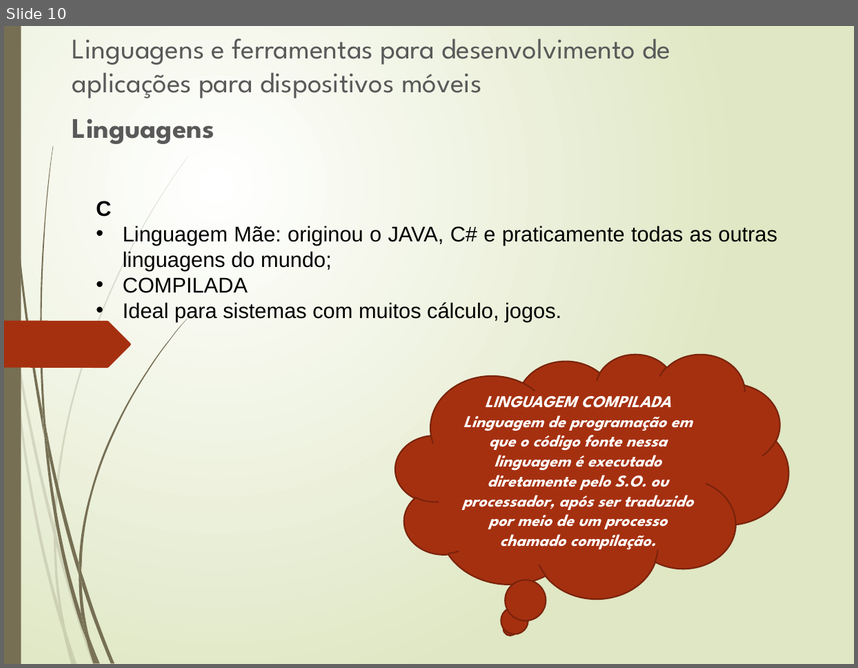
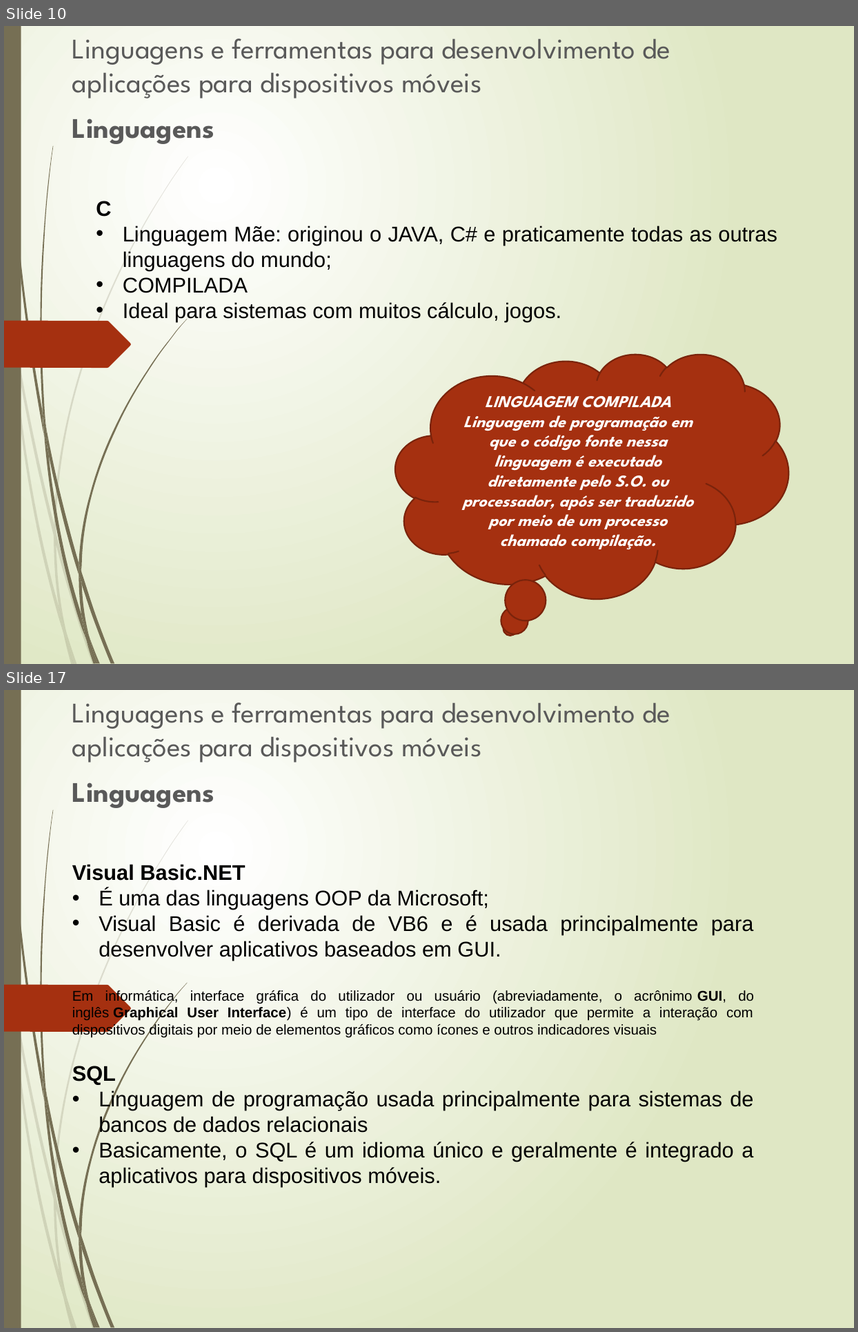
Before and after one commit to JBCFurtado/Mobile, a slide deck: Desenvolvimento para Dispositivos Móveis I/Aula_Disp_Móveis.pptx. Shown one above the other, each under a label of ours: slide 10 before the commit, slides 10 and 17 after it; the slides between them are not shown. The pictures are 858x668 and 858x1332 pixels, drawn with LibreOffice and Linux fonts; fonts in the diff are those of the drawing. Boxes give left, top, right and bottom in pixels: in the first picture for what was removed or moved away, otherwise in the second. Text is boxed around its words. In the diff, an @@ line names an element or a change of style, - is before the commit and + after.

```diff
--- a/Desenvolvimento para Dispositivos Móveis I/Aula_Disp_Móveis.pptx
+++ b/Desenvolvimento para Dispositivos Móveis I/Aula_Disp_Móveis.pptx
@@ slide 17 added at box(4, 690, 854, 1328), background gradient #FFFFFF to #DFE8C4; not listed: 24 template elements that a slide beside it also shows @@
@@ text added at box(72, 702, 671, 808), 24 pt, text #595959 @@
+Linguagens e ferramentas para desenvolvimento de aplicações para dispositivos móveis
+Linguagens
@@ text added at box(72, 864, 754, 1038), 12 pt, text #000000 @@
+Visual Basic.NET
+• É uma das linguagens OOP da Microsoft;
+• Visual Basic é derivada de VB6 e é usada principalmente para desenvolver aplicativos baseados em GUI.
+Em informática, interface gráfica do utilizador ou usuário (abreviadamente, o acrônimo GUI, do inglês Graphical User Interface) é um tipo de interface do utilizador que permite a interação com dispositivos digitais por meio de elementos gráficos como ícones e outros indicadores visuais
@@ text added at box(72, 1065, 753, 1187), 18 pt, text #000000 @@
+SQL
+• Linguagem de programação usada principalmente para sistemas de bancos de dados relacionais
+• Basicamente, o SQL é um idioma único e geralmente é integrado a aplicativos para dispositivos móveis.
```
Also in this commit, not shown: 1 slide changed, 12 other slides added.
